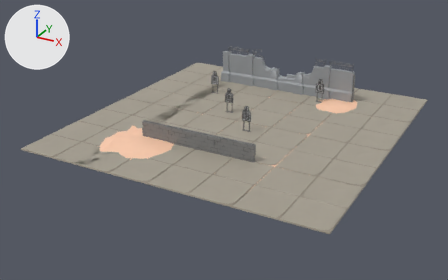
The glTF model public/models/shootingRange.glb, before and after one commit.
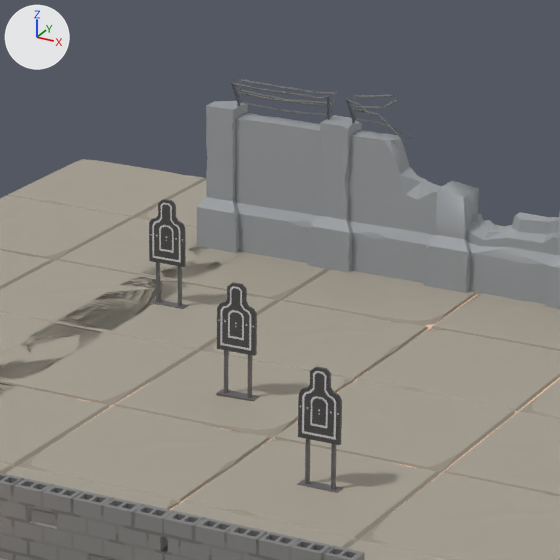
The first picture shows the older version from a 50 mm lens placed at (17.34, -28.22, 15.1), pointed at (-0.13, 3.55, -0.79). The close-ups show both versions on the part from 40% to 66% of the width and 11% to 52% of the height of that picture; other places that the commit changed are outside them. Every picture has the same lights, and +X, +Y and +Z are marked at upper left. Where no turn or scale is listed for an object, it has been applied to the vertices.

Objects in the first close-up: 'SM_Env_Concrete_Base_01.001', 'SM_Env_Concrete_Base_01.002', 'SM_Env_Concrete_Base_01.005', 'SM_Env_Concrete_Base_01.006', 'SM_Env_Concrete_Base_01.007', 'SM_Env_Concrete_Base_01.015', 'SM_Env_Concrete_Base_01.016', 'SM_Prop_BaseWall_01.001', 'SM_Prop_BaseWall_Broken_01.001', 'SM_Prop_BaseWall_Broken_02.001', 'SM_Prop_Cinderblock_Wall_01.001', 'SM_Prop_Cinderblock_Wall_01.002', 'SM_Prop_Target_01.001', 'SM_Prop_Target_01.002', 'SM_Prop_Target_01.003'.
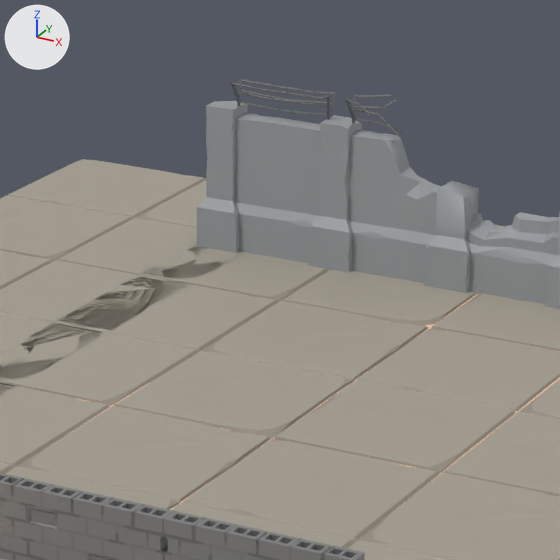
Where the change shows, as pixel boxes (x1, y1, x2, y2) in the close-ups (560 x 560 px):
'SM_Prop_Target_01.003', deleted: before (297, 366, 343, 493)
'SM_Prop_Target_01.002', deleted: before (216, 282, 259, 402)
'SM_Prop_Target_01.001', deleted: before (149, 199, 189, 309)

The change in detail:
Object 'SM_Prop_Target_01.001' (ob_sm_prop_target_01_001) is deleted.
Object 'SM_Prop_Target_01.002' (ob_sm_prop_target_01_002) is deleted.
Object 'SM_Prop_Target_01.003' (ob_sm_prop_target_01_003) is deleted.
